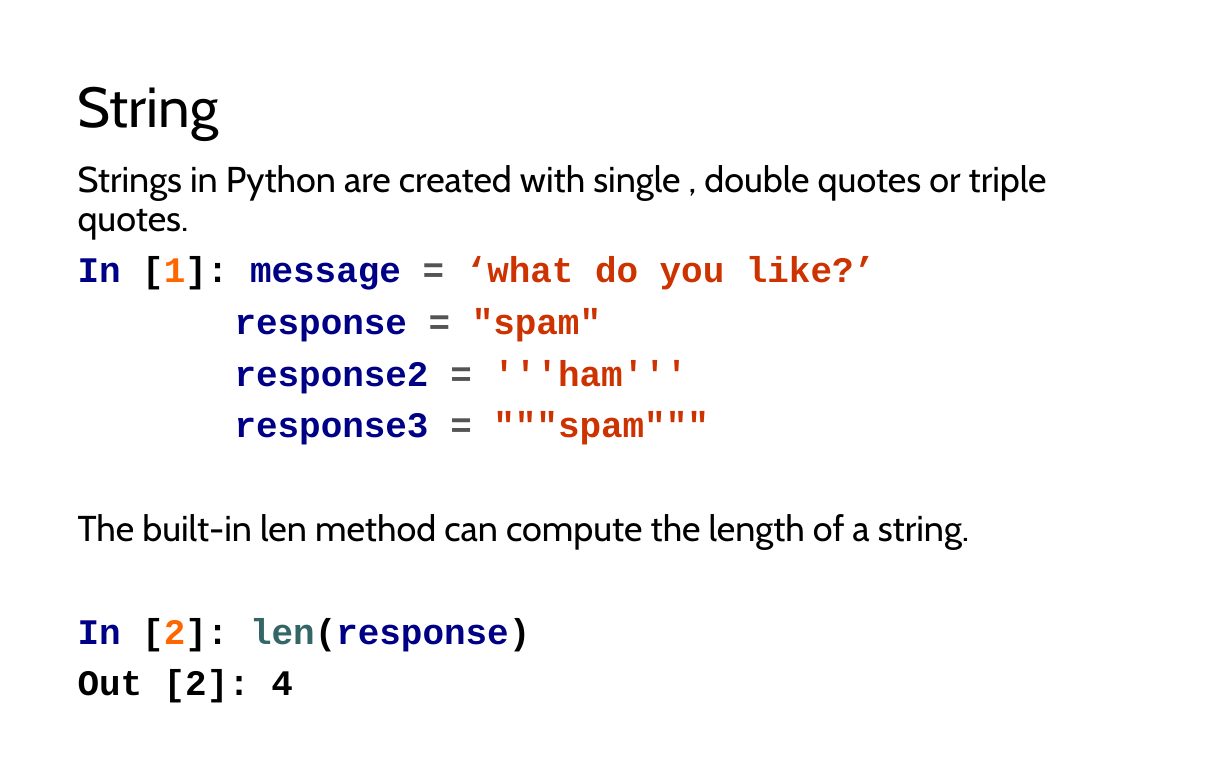
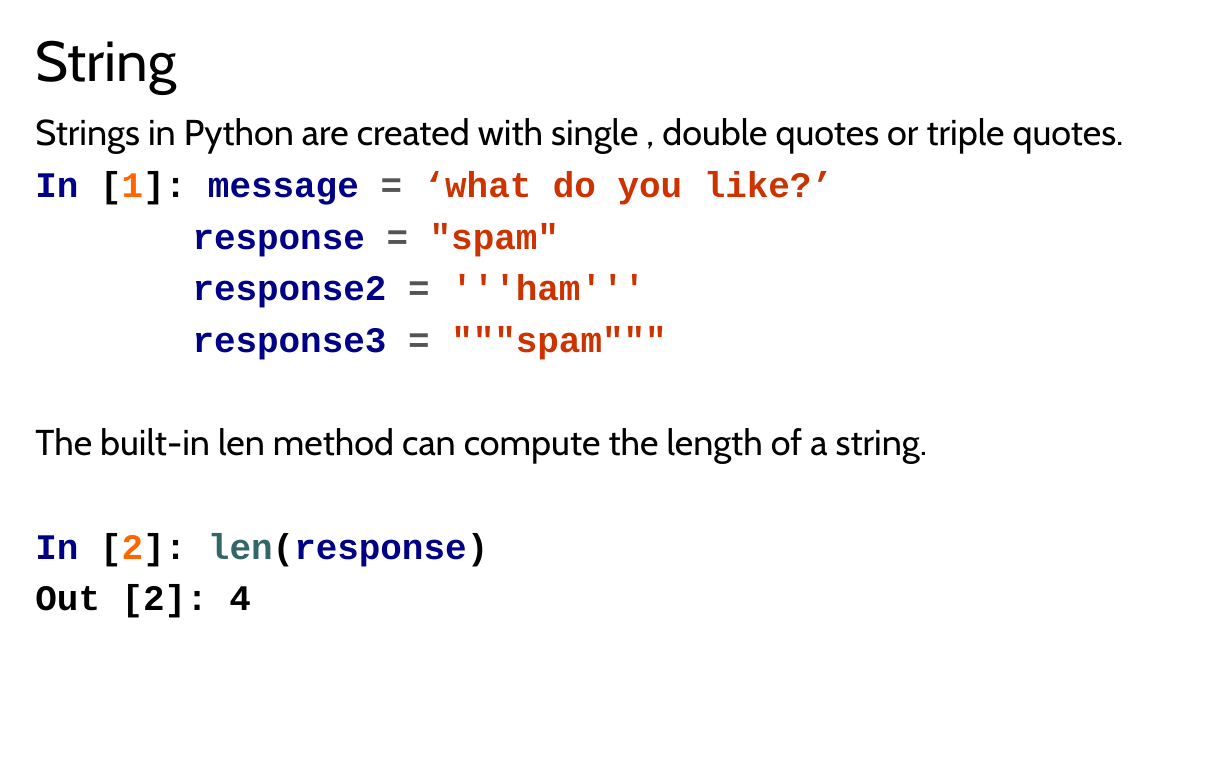
Before and after one commit to LongBaoNguyen/longbaonguyen.github.io, a slide deck: slide 3 of courses/apcsp/lect7.pptx. Drawn at 1232x770 pixels with LibreOffice and Linux fonts; fonts in the diff are those of the drawing. Boxes give left, top, right and bottom in pixels: in the first picture for what was removed or moved away, otherwise in the second. Text is boxed around its words. In the diff, an @@ line names an element or a change of style, - is before the commit and + after.

```diff
--- a/courses/apcsp/lect7.pptx
+++ b/courses/apcsp/lect7.pptx
@@ title "String": place and size @@
-title "String" at bbox=[78, 86, 219, 140]
+title "String" at bbox=[35, 40, 176, 94]
@@ text "Strings in Python are created ..." rewrapped from bbox=[78, 165, 1047, 703] to bbox=[35, 118, 1124, 618] @@
```
Also in this commit, not shown: 16 other slides changed, 2 slides added, 3 other files.
